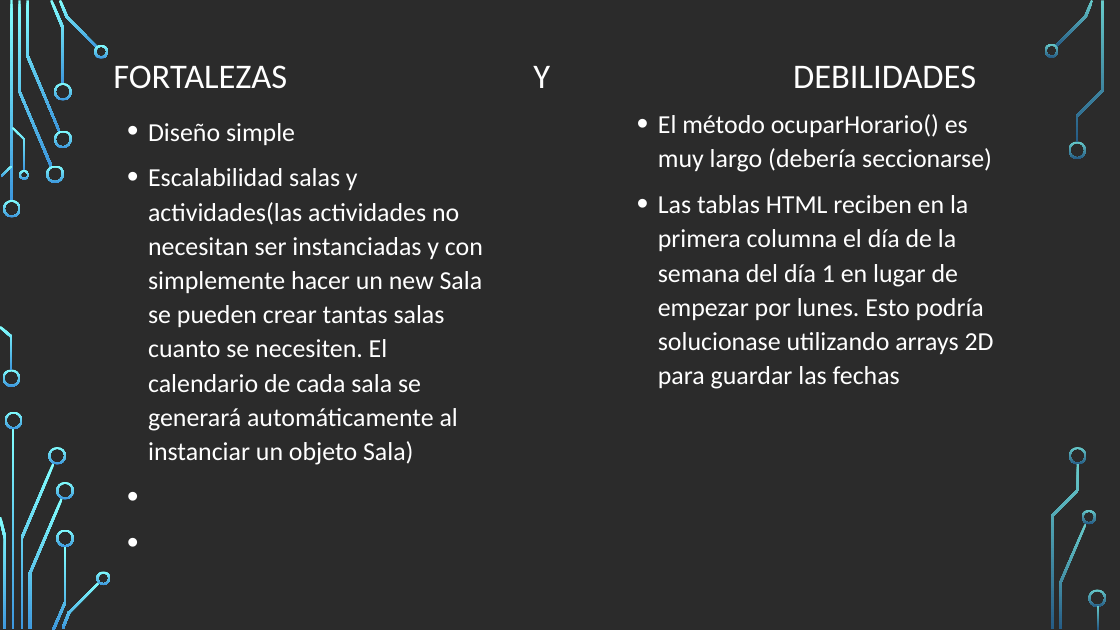
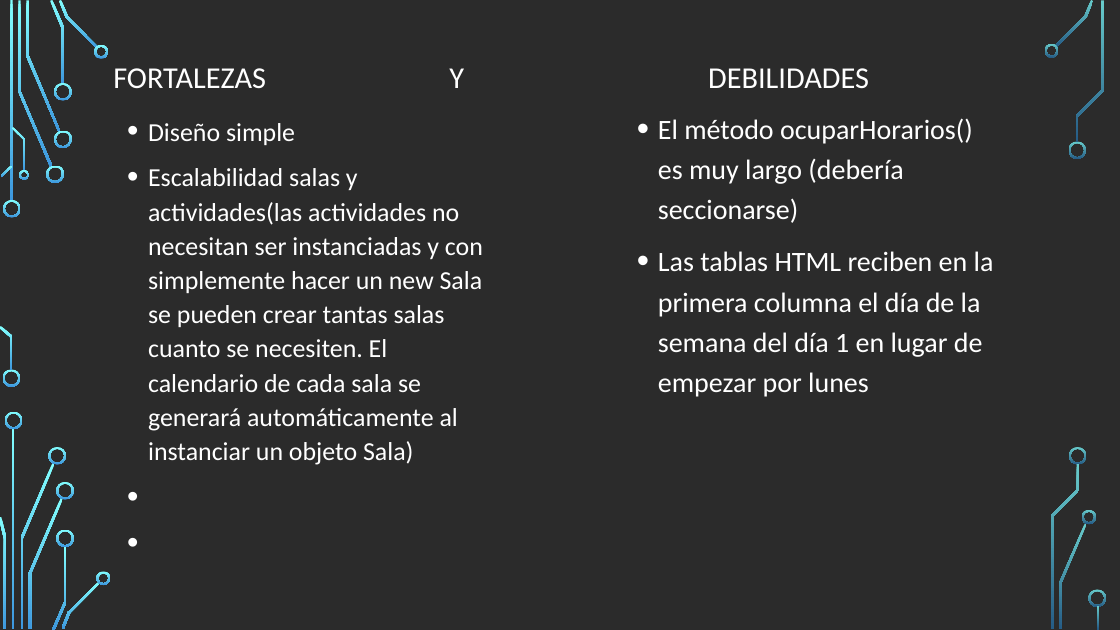
Before and after one commit to cettorre/Agenda, a slide deck: slide 7 of Presentación programa Agenda.odp. Drawn at 1120x630 pixels with LibreOffice and Linux fonts; fonts in the diff are those of the drawing; background and template pictures are left out; a plain dark background stands for a picture behind light text. Boxes give left, top, right and bottom in pixels: in the first picture for what was removed or moved away, otherwise in the second. Text is boxed around its words. In the diff, an @@ line names an element or a change of style, - is before the commit and + after.

```diff
--- a/Presentación programa Agenda.odp
+++ b/Presentación programa Agenda.odp
@@ title "FORTALEZAS Y DEBILIDADES" at <box>113,68,869,88</box>: size 29.6 to 26 pt; line spacing 0.8 to 0.9 @@
@@ text at <box>658,118,994,397</box>: text changed; size 22.2 to 24 pt @@
-• El método ocuparHorario() es muy largo (debería seccionarse)
-• Las tablas HTML reciben en la primera columna el día de la semana del día 1 en lugar de empezar por lunes. Esto podría solucionase utilizando arrays 2D para guardar las fechas
+• El método ocuparHorarios() es muy largo (debería seccionarse)
+• Las tablas HTML reciben en la primera columna el día de la semana del día 1 en lugar de empezar por lunes
```
Also in this commit, not shown: 3 other slides changed, 1 slide added, 8 other files.
